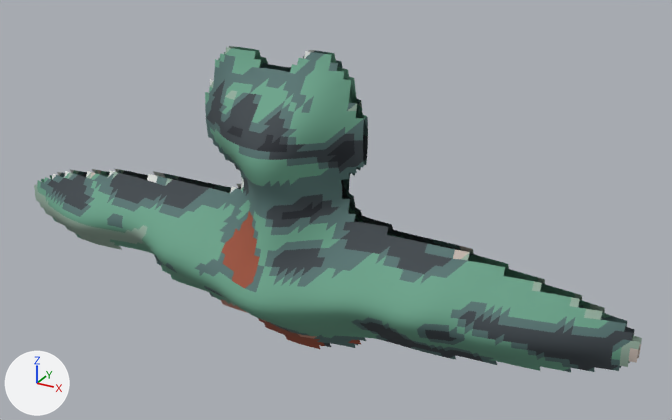
The glTF model phaser-game/public/assets/models3d/paratoxin.glb, before and after one commit.
Both versions are drawn from a 50 mm lens placed at (564.0, -896.0, 833.0), pointed at (57.0, 25.0, 372.0). Arrows for +X, +Y and +Z are at lower left; the lights stay in place. The picture after the commit comes second. Vertices at exactly the same position are counted once.

The older version as bpy lines, for what is in view:
```python
me_paratoxin = bpy.data.meshes.new('paratoxin')
me_paratoxin.from_pydata(...)  # 4454 vertices, 8260 faces; spans x -430.0..438.0, y -114.0..114.0, z 186.0..574.0
me_paratoxin.materials.append(mat_palette_1)  # light grey #e0e3df
me_paratoxin.materials.append(mat_palette_7)  # dark cyan #577674
me_paratoxin.materials.append(mat_palette_2)  # green #6ca58c
me_paratoxin.materials.append(mat_palette_6)  # grey #98b2a1
me_paratoxin.materials.append(mat_palette_4)  # dark grey #3d454b
me_paratoxin.materials.append(mat_palette_0)  # dark grey #252a31
me_paratoxin.materials.append(mat_palette_3)  # brown #9f523a
me_paratoxin.materials.append(mat_palette_8)  # light grey #cabcb2
me_paratoxin.materials.append(mat_palette_5)  # brown #cc8f7a
ob_paratoxin = bpy.data.objects.new('paratoxin', me_paratoxin)
ob_paratoxin.location = (0.0, 0.0, 0.0)
```
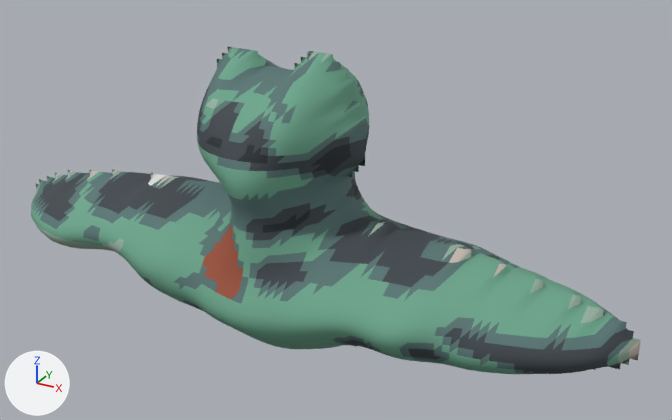
Diff of the bpy script that builds the scene:
```diff
--- a/phaser-game/public/assets/models3d/paratoxin.glb.py
+++ b/phaser-game/public/assets/models3d/paratoxin.glb.py
@@ me_paratoxin @@
 # used by ob_paratoxin; location = (0.0, 0.0, 0.0)
-me_paratoxin.from_pydata(...)  # 4454 vertices, 8260 faces; spans x -430.0..438.0, y -114.0..114.0, z 186.0..574.0
+me_paratoxin.from_pydata(...)  # 4127 vertices, 8215 faces; spans x -430.0..438.0, y -146.0..146.0, z 186.0..574.0
+# me_paratoxin part 1: the loose piece of 2227 vertices spanning x -430.0..438.0, y -114.0..-3.0, z 186.0..574.0 is rebuilt with 4127 vertices and now spans x -430.0..438.0, y -146.0..146.0, z 186.0..574.0
+# me_paratoxin part 2: the loose piece of 2227 vertices spanning x -430.0..438.0, y 3.0..114.0, z 186.0..574.0 is deleted
 me_paratoxin.materials.append(mat_palette_1)
```

Location of each change, (x1, y1, x2, y2) in pixels of the pictures (672 x 420 px):
'paratoxin', reshaped
    before: (34, 46, 642, 372)
    after: (31, 47, 641, 374)
part 1 of me_paratoxin, rebuilt
    before: (34, 47, 640, 372)
    after: (31, 47, 641, 374)
part 2 of me_paratoxin, deleted (mostly hidden)
    before: (41, 46, 642, 368)
